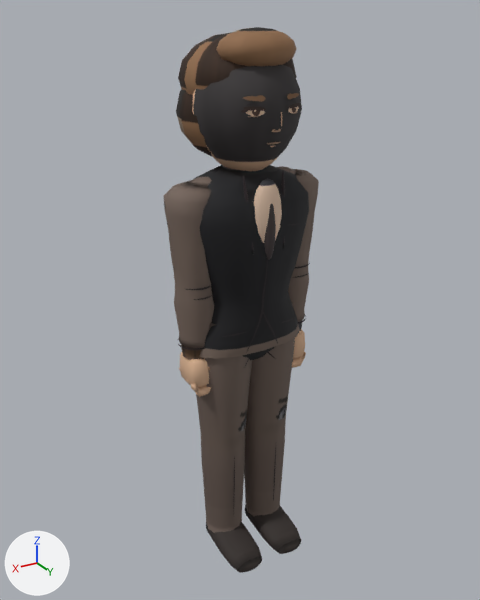
One commit to the glTF model assets/models/gunter_suit_a.glb: the scene before it, then after it.
One viewpoint serves both versions: a 50 mm lens placed at (1.154, 1.893, 1.979), pointed at (0.0, -0.03, 1.018). Arrows for +X, +Y and +Z are at lower left; the lights stay in place. The older version comes first. Vertices at exactly the same position are counted once.

The scene before the commit, as lines of its bpy script (objects in view):
```python
me_mesh_0 = bpy.data.meshes.new('Mesh_0')
me_mesh_0.from_pydata(...)  # 4357 vertices, 7852 faces; spans x -0.29..0.29, y -0.23..0.23, z -0.03..1.94
me_mesh_0.materials.append(mat_material_0)
ob_body = bpy.data.objects.new('Body', me_mesh_0)
ob_body.location = (0.0, 0.0, 0.0)
```
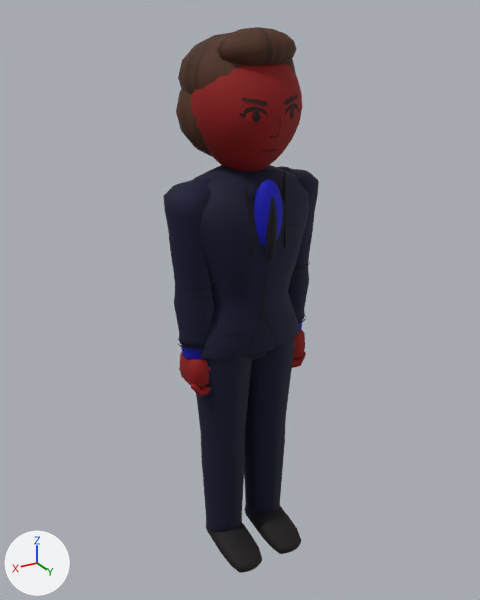
Patch to the scene script:
```diff
--- a/assets/models/gunter_suit_a.glb.py
+++ b/assets/models/gunter_suit_a.glb.py
@@ me_mesh_0 @@
 # used by ob_body; location = (0.0, 0.0, 0.0)
-me_mesh_0.from_pydata(...)  # 4357 vertices, 7852 faces; spans x -0.29..0.29, y -0.23..0.23, z -0.03..1.94
+me_mesh_0.from_pydata(...)  # 3601 vertices, 6656 faces; spans x -0.29..0.29, y -0.23..0.23, z -0.03..1.94
+# me_mesh_0 part 1: 15 loose pieces with 645 vertices, spanning x -0.11..0.11, y 0.16..0.19, z 1.6..1.76, are deleted
+# me_mesh_0 part 2: 84 vertices moved from x -0.13..0.12, y -0.15..0.17, z 1.23..1.75 to x -0.1..0.08, y -0.11..0.18, z 1.23..1.75; 533 vertices removed from x -0.18..0.18, y -0.18..0.18, z 1.23..1.89; 422 vertices added at x -0.18..0.19, y -0.18..0.18, z 1.23..1.9
+# me_mesh_0 part 3: 5511 kept faces spanning x -0.29..0.29, y -0.23..0.23, z -0.03..1.94 get new vertex colours
 me_mesh_0.materials.append(mat_material_0)
```

Location of each change, (x1, y1, x2, y2) in pixels of the pictures (480 x 600 px; the box of a moved part takes in the faces that stretch with it):
part 1 of me_mesh_0, deleted: before (241, 93, 301, 147)
part 2 of me_mesh_0, moved or reshaped: before (192, 65, 302, 277); after (191, 50, 302, 261)
part 3 of me_mesh_0, recoloured (darker): (164, 27, 319, 573) in both
